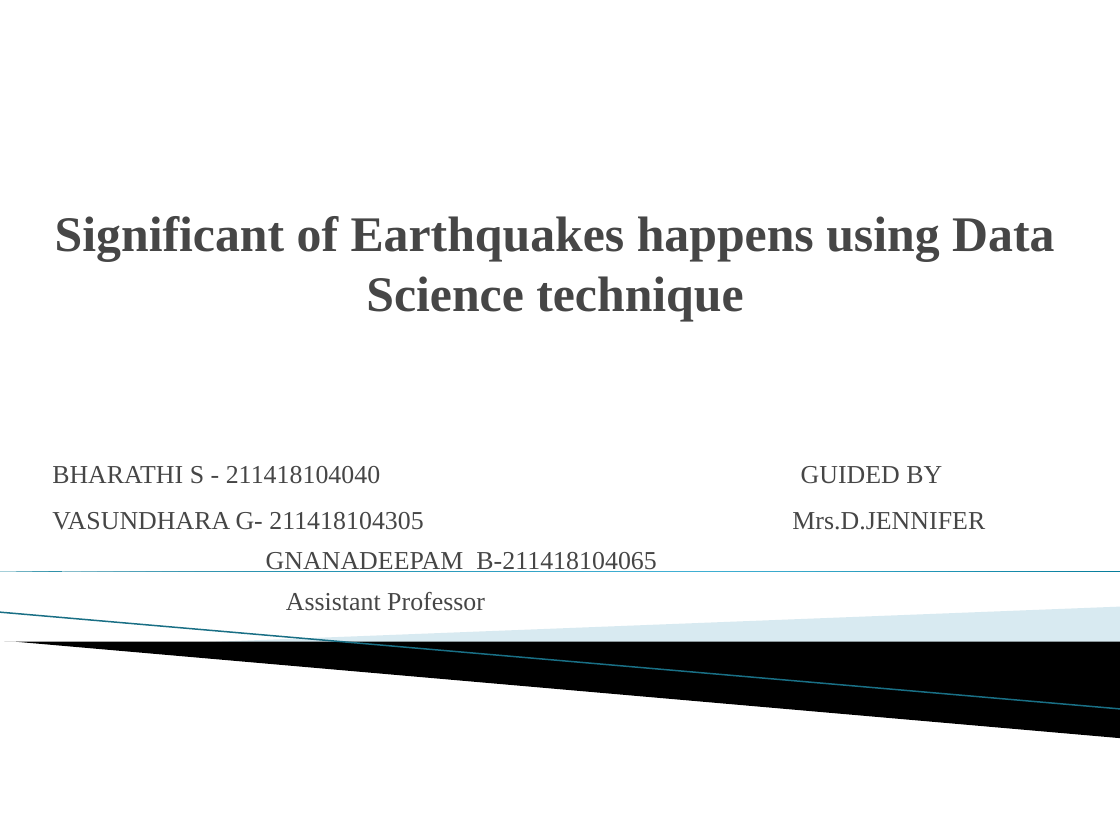
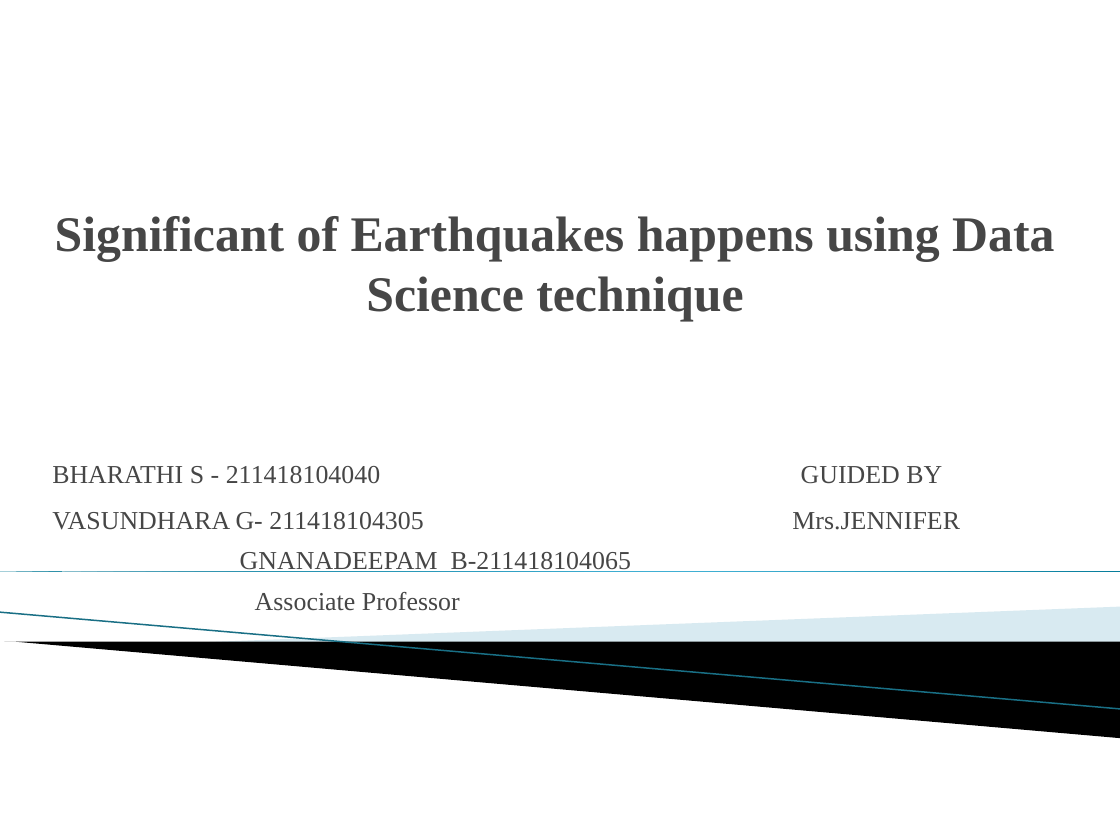
Before and after one commit to A16-EARTHQUAKE-PREDICTION/A16-SIGNIFICANCE-OF-EARTHQUAKE-PREDICTION, a slide deck: slide 1 of FINAL PPT.pptx. Drawn at 1120x840 pixels with LibreOffice and Linux fonts; fonts in the diff are those of the drawing; background and template pictures are left out. Boxes give left, top, right and bottom in pixels: in the first picture for what was removed or moved away, otherwise in the second. Text is boxed around its words. In the diff, an @@ line names an element or a change of style, - is before the commit and + after.

```diff
--- a/FINAL PPT.pptx
+++ b/FINAL PPT.pptx
@@ subtitle at (52, 512, 960, 611): text changed @@
-VASUNDHARA G- 211418104305 Mrs.D.JENNIFER GNANADEEPAM B-211418104065 Assistant Professor
+VASUNDHARA G- 211418104305 Mrs.JENNIFER GNANADEEPAM B-211418104065 Associate Professor
```
Also in this commit, not shown: 1 other slide changed.
